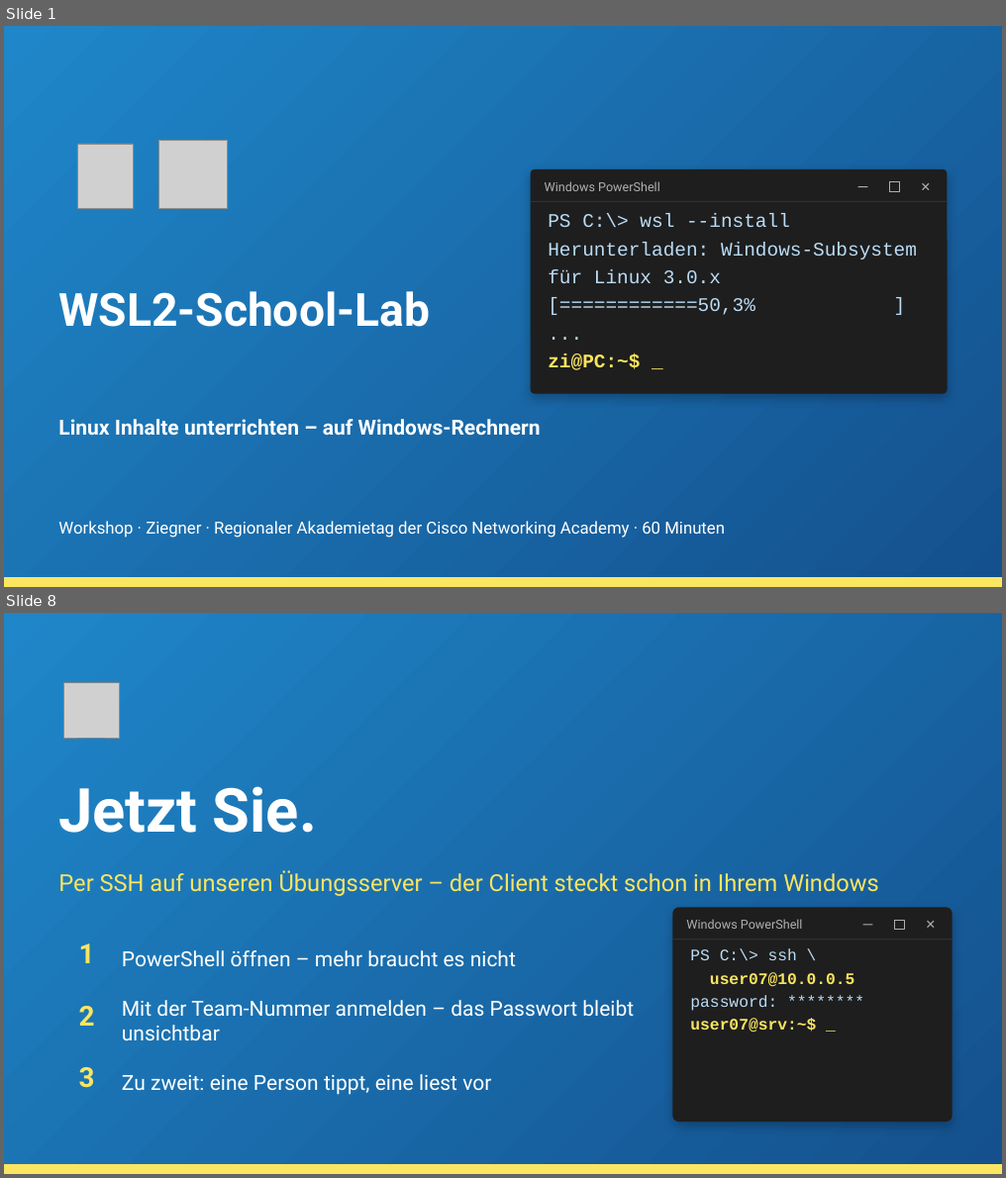
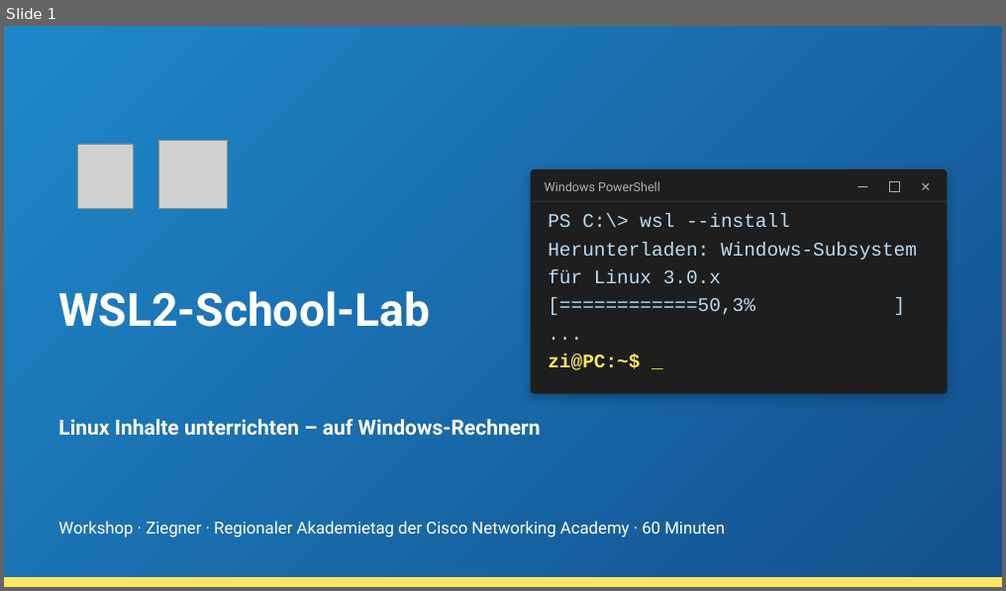
Before and after one commit to HerrZI/wsl2-school-lab, a slide deck: Workshop_WSL2_Linux_unterrichten_neu.pptx. Shown one above the other, each under a label of ours: slides 1 and 8 before the commit, slide 1 after it; the slides between them are not shown. The pictures are 1006x1178 and 1006x591 pixels, drawn with LibreOffice and Linux fonts; fonts in the diff are those of the drawing; grey boxes stand for pictures; background and template pictures are left out. Boxes give left, top, right and bottom in pixels: in the first picture for what was removed or moved away, otherwise in the second. Text is boxed around its words. In the diff, an @@ line names an element or a change of style, - is before the commit and + after.

```diff
--- a/Workshop_WSL2_Linux_unterrichten_neu.pptx
+++ b/Workshop_WSL2_Linux_unterrichten_neu.pptx
@@ slide 8 removed at (x1=4, y1=613, x2=1002, y2=1174), background #FFFFFF; not listed: 2 template elements that a slide beside it also shows @@
@@ picture removed at (x1=63, y1=682, x2=119, y2=738) @@
@@ text removed at (x1=58, y1=786, x2=317, y2=833) @@
-Jetzt Sie.
@@ text removed at (x1=58, y1=870, x2=879, y2=896) @@
-Per SSH auf unseren Übungsserver – der Client steckt schon in Ihrem Windows
@@ rounded rectangle removed at (x1=672, y1=907, x2=951, y2=1122) @@
@@ text removed at (x1=686, y1=919, x2=803, y2=929) @@
-Windows PowerShell
@@ rectangle removed at (x1=863, y1=925, x2=873, y2=925) @@
@@ rectangle removed at (x1=895, y1=920, x2=905, y2=930) @@
@@ text removed at (x1=920, y1=914, x2=943, y2=937) @@
-✕
@@ text removed at (x1=79, y1=944, x2=95, y2=963) @@
-1
@@ text removed at (x1=122, y1=951, x2=516, y2=967) @@
-PowerShell öffnen – mehr braucht es nicht
@@ rectangle removed at (x1=672, y1=940, x2=951, y2=940) @@
@@ text removed at (x1=690, y1=949, x2=854, y2=1033) @@
-PS C:\> ssh \
-user07@10.0.0.5
-password: ********
-user07@srv:~$ _
@@ text removed at (x1=79, y1=1006, x2=95, y2=1026) @@
-2
@@ text removed at (x1=122, y1=1000, x2=634, y2=1042) @@
-Mit der Team-Nummer anmelden – das Passwort bleibt unsichtbar
@@ text removed at (x1=79, y1=1067, x2=95, y2=1088) @@
-3
@@ text removed at (x1=122, y1=1074, x2=491, y2=1095) @@
-Zu zweit: eine Person tippt, eine liest vor
```
Also in this commit, not shown: 11 slides changed, 1 slide added, 11 other files.
